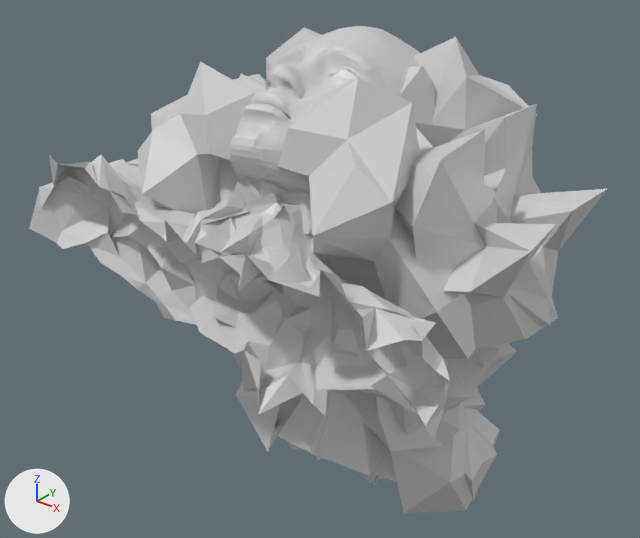
The COLLADA model app/src/collada/scene3.dae, before and after one commit.
Both versions are drawn from a 50 mm lens placed at (8.49, -10.36, 4.41), pointed at (-0.06, 0.33, -2.21). The lights are fixed; the arrows at lower left show +X, +Y and +Z. Where no turn or scale is listed for an object, it has been applied to the vertices.

The first picture shows 'lowpoly', 'lowpoly2', 'makehuman_Body_001'.
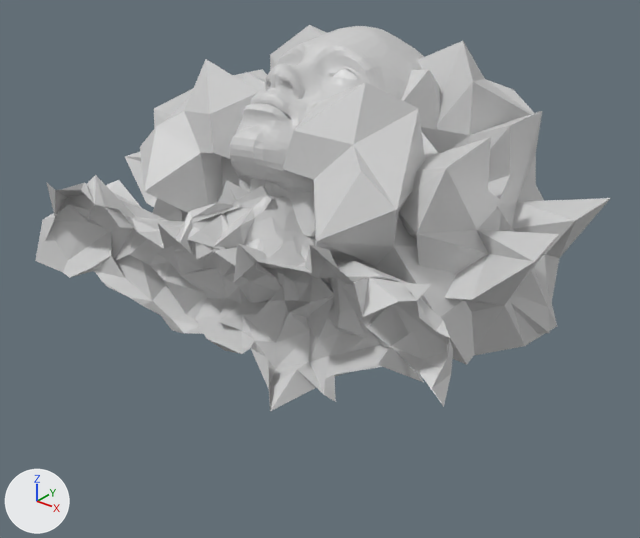
Pixel boxes [x1, y1, x2, y2] of what changed, in the pictures (640 x 538 px):
```json
{"object": "lowpoly", "change": "reshaped, turned", "before": [126, 27, 607, 513], "after": [125, 25, 611, 364]}
{"object": "makehuman_Body_001", "change": "turned", "before": [29, 154, 450, 441], "after": [35, 175, 453, 411]}
{"part": 1, "of": "me_makehuman_body_003", "change": "cut back", "before": [232, 255, 517, 513], "after": [335, 259, 350, 263]}
```

The change, as JSON lines over the scene's bpy script:
```json
{"block": "me_makehuman_body_003", "where": "# used by ob_lowpoly; location = (0.2, 0.75, -2.23); rotation_euler = (0.0627, -0.0713, -0.00779), in degrees (3.6, -4.1, -0.4); scale = (1.23, 1.09, 1.09)"}
{"op": "remove", "block": "me_makehuman_body_003", "code": "me_makehuman_body_003.from_pydata(...)  # 852 vertices, 1688 faces; spans x -3.3..3.3, y -2.48..2.48, z -3.89..3.41"}
{"op": "add", "block": "me_makehuman_body_003", "code": "me_makehuman_body_003.from_pydata(...)  # 500 vertices, 984 faces; spans x -3.3..3.3, y -2.48..2.48, z -1.02..3.41"}
{"block": "me_makehuman_body_003", "change": "me_makehuman_body_003 part 1: 8 vertices moved from x -0.19..0.3, y -1.13..1.02, z 0.38..0.92 to x -0.21..0.28, y -1.17..0.98, z -0.26..0.28; 372 vertices removed from x -2.31..2.31, y -1.39..1.39, z -3.89..0.02; 20 vertices added at x -0.83..1.03, y -0.71..0.63, z -1.02..-0.62"}
{"op": "set", "path": "ob_lowpoly.rotation_euler", "old": "(0.0627, -0.0713, -0.00779)", "new": "(0.0624, -0.038, -0.00778)", "note": "degrees (3.6, -4.1, -0.4) -> degrees (3.6, -2.2, -0.4)"}
{"op": "set", "path": "ob_makehuman_body_001.rotation_euler", "old": "(-1.002, 0.0956, 0.0361)", "new": "(-1.007, -0.0549, 0.036)", "note": "degrees (-57, 5.5, 2.1) -> degrees (-58, -3.1, 2.1)"}
```
